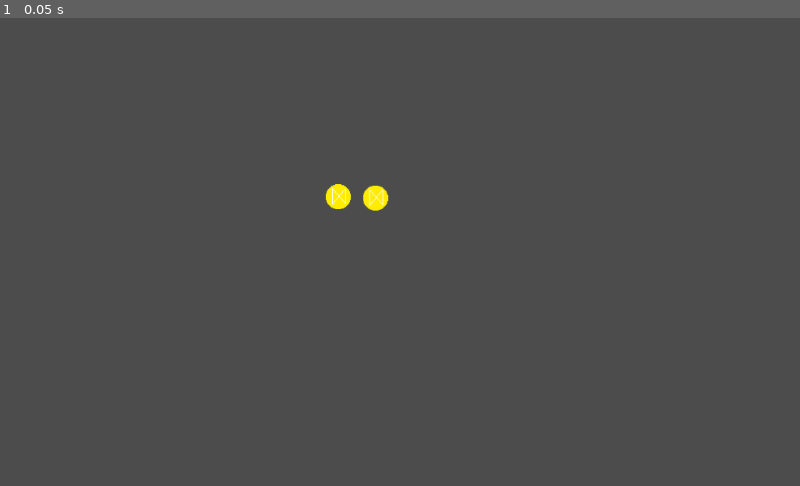
Above: before the commit, frame 1.
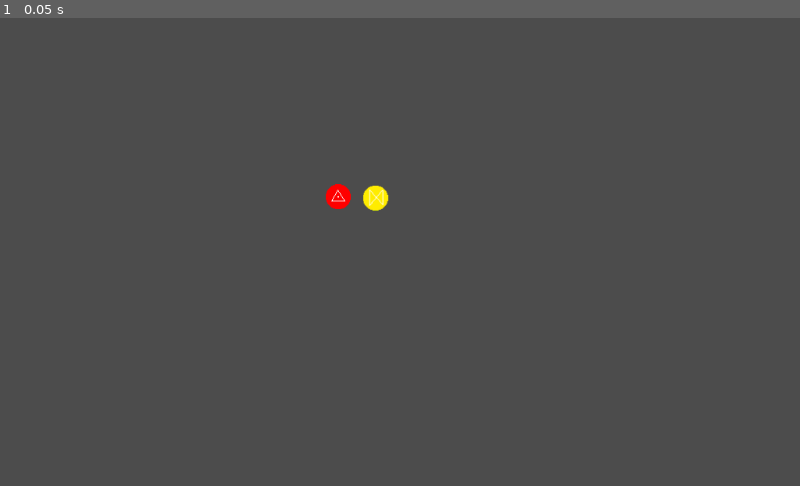
Above: after the commit, the same moment.

Repository: the-alex-g/NaGaDeMon2020
Game: Godot game, scene res://Main/Main.tscn
Two runs of this game, one before a commit and one after it. Both use one fixed random seed, a clock stepped at 60 frames per second and the inputs below.
Inputs:
- Up to frame 1 (0.05 s): no input

The runs differ from the first frame. In frame 1, 0.1% of the frame differs, in the area x 40-44%, y 35-41%.

Commit message:
Add colors lock when selected

Diff:
--- a/Main/Main.gd
+++ b/Main/Main.gd
@@ -1,21 +1,27 @@
 extends Node2D
 
 var _chosen_colors := []
-var _player1_color:String = "red"
-var _player2_color:String = "red"
-var _player3_color:String = "red"
-var _player4_color:String = "red"
-signal nope(id)
+var _player1_color:String
+var _player2_color:String
+var _player3_color:String
+var _player4_color:String
+signal color_chosen(color)
+signal color_taken_back(color)
 
 func _on_PlayerInitiator_chosen_color(color, id):
-	for chosen_color in _chosen_colors.size():
-		if color == _chosen_colors[chosen_color]:
-			if get("_player"+id+"_color") != color:
-				emit_signal("nope", id)
-			else:
-				_chosen_colors.remove(chosen_color)
-				_chosen_colors.append(color)
-				break
-		else:
-			_chosen_colors.append(color)
-			break
+	_set_player_color(color, id)
+	emit_signal("color_chosen", color)
+
+func _set_player_color(set_to, id):
+	if id == "1":
+		_player1_color = set_to
+	elif id == "2":
+		_player2_color = set_to
+	elif id == "3":
+		_player3_color = set_to
+	elif id == "4":
+		_player4_color = set_to
+
+func _on_PlayerInitiator_color_taken_back(color, id):
+	_set_player_color("", id)
+	emit_signal("color_taken_back", color)
--- a/Main/Main.tscn
+++ b/Main/Main.tscn
@@ -14,7 +14,12 @@
 [node name="PlayerInitiator2" parent="PlayerPickers" instance=ExtResource( 1 )]
 position = Vector2( 480.633, 230.828 )
 player_id = "2"
-[connection signal="nope" from="." to="PlayerPickers/PlayerInitiator2" method="_on_Main_nope"]
-[connection signal="nope" from="." to="PlayerPickers/PlayerInitiator1" method="_on_Main_nope"]
+_player_color_choice = "yellow"
+[connection signal="color_chosen" from="." to="PlayerPickers/PlayerInitiator2" method="_on_Main_color_chosen"]
+[connection signal="color_chosen" from="." to="PlayerPickers/PlayerInitiator1" method="_on_Main_color_chosen"]
+[connection signal="color_taken_back" from="." to="PlayerPickers/PlayerInitiator2" method="_on_Main_color_taken_back"]
+[connection signal="color_taken_back" from="." to="PlayerPickers/PlayerInitiator1" method="_on_Main_color_taken_back"]
 [connection signal="chosen_color" from="PlayerPickers/PlayerInitiator1" to="." method="_on_PlayerInitiator_chosen_color"]
+[connection signal="color_taken_back" from="PlayerPickers/PlayerInitiator1" to="." method="_on_PlayerInitiator_color_taken_back"]
 [connection signal="chosen_color" from="PlayerPickers/PlayerInitiator2" to="." method="_on_PlayerInitiator_chosen_color"]
+[connection signal="color_taken_back" from="PlayerPickers/PlayerInitiator2" to="." method="_on_PlayerInitiator_color_taken_back"]
--- a/Main/PlayerInitiator.gd
+++ b/Main/PlayerInitiator.gd
@@ -4,30 +4,32 @@
 export var player_id := "1"
 var player_colors := ["red", "yellow", "blue","green"]
 var _player_color_choice_id := 0
-var _player_color_choice := "red"
+export var _player_color_choice := "red"
+var _done := false
 signal chosen_color(color, id)
-signal player_ready(color, id)
-
-func _ready():
-	emit_signal("chosen_color", _player_color_choice, player_id)
+signal color_taken_back(color, id)
 
 func _process(_delta):
-	if Input.is_action_just_pressed("right_"+player_id):
-		_player_color_choice_id += 1
-		_player_color_choice = player_colors[_player_color_choice_id%4]
-		_sprite.play(_player_color_choice)
-		emit_signal("chosen_color", _player_color_choice, player_id)
-	if Input.is_action_just_pressed("left_"+player_id):
-		_player_color_choice_id -= 1
-		_player_color_choice = player_colors[_player_color_choice_id%4]
-		_sprite.play(_player_color_choice)
-		emit_signal("chosen_color", _player_color_choice, player_id)
-	if Input.is_action_just_pressed("select_"+player_id):
-		emit_signal("player_ready", _player_color_choice, player_id)
+	if not _done:
+		if Input.is_action_just_pressed("right_"+player_id):
+			_player_color_choice_id += 1
+			_player_color_choice = player_colors[_player_color_choice_id%(player_colors.size())]
+		if Input.is_action_just_pressed("left_"+player_id):
+			_player_color_choice_id -= 1
+			_player_color_choice = player_colors[_player_color_choice_id%(player_colors.size())]
+		if Input.is_action_just_pressed("select_"+player_id):
+			emit_signal("chosen_color", _player_color_choice, player_id)
+			_done = true
+	if Input.is_action_just_pressed("deselect_"+player_id):
+		_done = false
+		emit_signal("color_taken_back", _player_color_choice, player_id)
+	_sprite.play(_player_color_choice)
 
-func _on_Main_nope(id):
-	if id == player_id:
-		_player_color_choice_id += 1
-		_player_color_choice = player_colors[_player_color_choice_id%4]
-		_sprite.play(_player_color_choice)
-		emit_signal("chosen_color", _player_color_choice, player_id)
+func _on_Main_color_chosen(color):
+	for acolor in player_colors.size():
+		if player_colors[acolor] == color:
+			player_colors.remove(acolor)
+			break
+
+func _on_Main_color_taken_back(color):
+	player_colors.append(color)
--- a/project.godot
+++ b/project.godot
@@ -52,21 +52,25 @@
 up_2={
 "deadzone": 0.5,
 "events": [ Object(InputEventJoypadMotion,"resource_local_to_scene":false,"resource_name":"","device":1,"axis":1,"axis_value":-1.0,"script":null)
+, Object(InputEventKey,"resource_local_to_scene":false,"resource_name":"","device":0,"alt":false,"shift":false,"control":false,"meta":false,"command":false,"pressed":false,"scancode":87,"unicode":0,"echo":false,"script":null)
  ]
 }
 down_2={
 "deadzone": 0.5,
 "events": [ Object(InputEventJoypadMotion,"resource_local_to_scene":false,"resource_name":"","device":1,"axis":1,"axis_value":1.0,"script":null)
+, Object(InputEventKey,"resource_local_to_scene":false,"resource_name":"","device":0,"alt":false,"shift":false,"control":false,"meta":false,"command":false,"pressed":false,"scancode":83,"unicode":0,"echo":false,"script":null)
  ]
 }
 left_2={
 "deadzone": 0.5,
 "events": [ Object(InputEventJoypadMotion,"resource_local_to_scene":false,"resource_name":"","device":1,"axis":0,"axis_value":-1.0,"script":null)
+, Object(InputEventKey,"resource_local_to_scene":false,"resource_name":"","device":0,"alt":false,"shift":false,"control":false,"meta":false,"command":false,"pressed":false,"scancode":65,"unicode":0,"echo":false,"script":null)
  ]
 }
 right_2={
 "deadzone": 0.5,
 "events": [ Object(InputEventJoypadMotion,"resource_local_to_scene":false,"resource_name":"","device":1,"axis":0,"axis_value":1.0,"script":null)
+, Object(InputEventKey,"resource_local_to_scene":false,"resource_name":"","device":0,"alt":false,"shift":false,"control":false,"meta":false,"command":false,"pressed":false,"scancode":68,"unicode":0,"echo":false,"script":null)
  ]
 }
 up_3={
@@ -118,6 +122,7 @@
 select_2={
 "deadzone": 0.5,
 "events": [ Object(InputEventJoypadButton,"resource_local_to_scene":false,"resource_name":"","device":1,"button_index":0,"pressure":0.0,"pressed":false,"script":null)
+, Object(InputEventKey,"resource_local_to_scene":false,"resource_name":"","device":0,"alt":false,"shift":false,"control":false,"meta":false,"command":false,"pressed":false,"scancode":16777218,"unicode":0,"echo":false,"script":null)
  ]
 }
 select_3={
@@ -130,6 +135,28 @@
 "events": [ Object(InputEventJoypadButton,"resource_local_to_scene":false,"resource_name":"","device":3,"button_index":0,"pressure":0.0,"pressed":false,"script":null)
  ]
 }
+deselect_1={
+"deadzone": 0.5,
+"events": [ Object(InputEventKey,"resource_local_to_scene":false,"resource_name":"","device":0,"alt":false,"shift":false,"control":false,"meta":false,"command":false,"pressed":false,"scancode":16777220,"unicode":0,"echo":false,"script":null)
+, Object(InputEventJoypadButton,"resource_local_to_scene":false,"resource_name":"","device":0,"button_index":1,"pressure":0.0,"pressed":false,"script":null)
+ ]
+}
+deselect_2={
+"deadzone": 0.5,
+"events": [ Object(InputEventJoypadButton,"resource_local_to_scene":false,"resource_name":"","device":1,"button_index":1,"pressure":0.0,"pressed":false,"script":null)
+, Object(InputEventKey,"resource_local_to_scene":false,"resource_name":"","device":0,"alt":false,"shift":false,"control":false,"meta":false,"command":false,"pressed":false,"scancode":16777217,"unicode":0,"echo":false,"script":null)
+ ]
+}
+deselect_3={
+"deadzone": 0.5,
+"events": [ Object(InputEventJoypadButton,"resource_local_to_scene":false,"resource_name":"","device":2,"button_index":1,"pressure":0.0,"pressed":false,"script":null)
+ ]
+}
+deselect_4={
+"deadzone": 0.5,
+"events": [ Object(InputEventJoypadButton,"resource_local_to_scene":false,"resource_name":"","device":3,"button_index":1,"pressure":0.0,"pressed":false,"script":null)
+ ]
+}
 
 [rendering]
 
